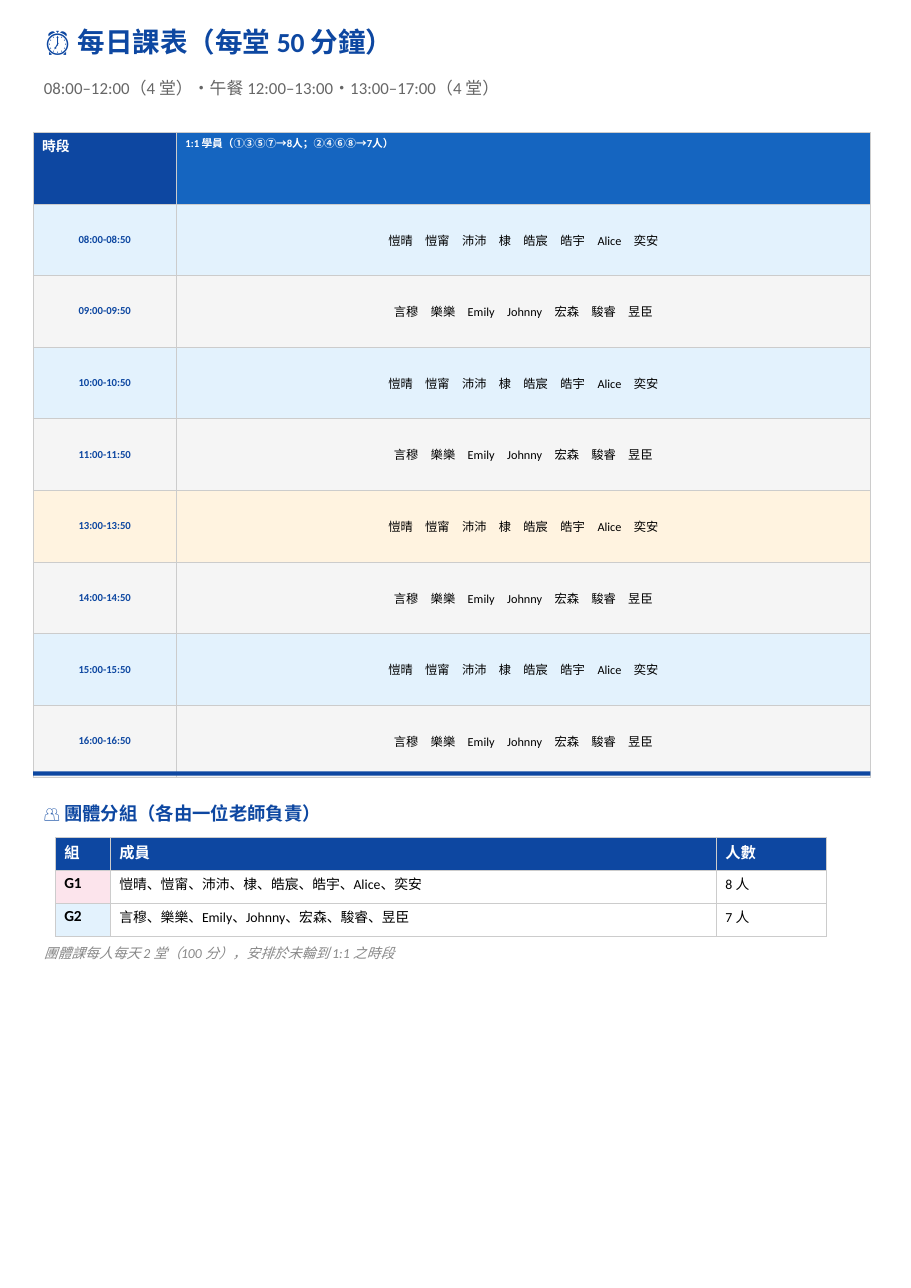
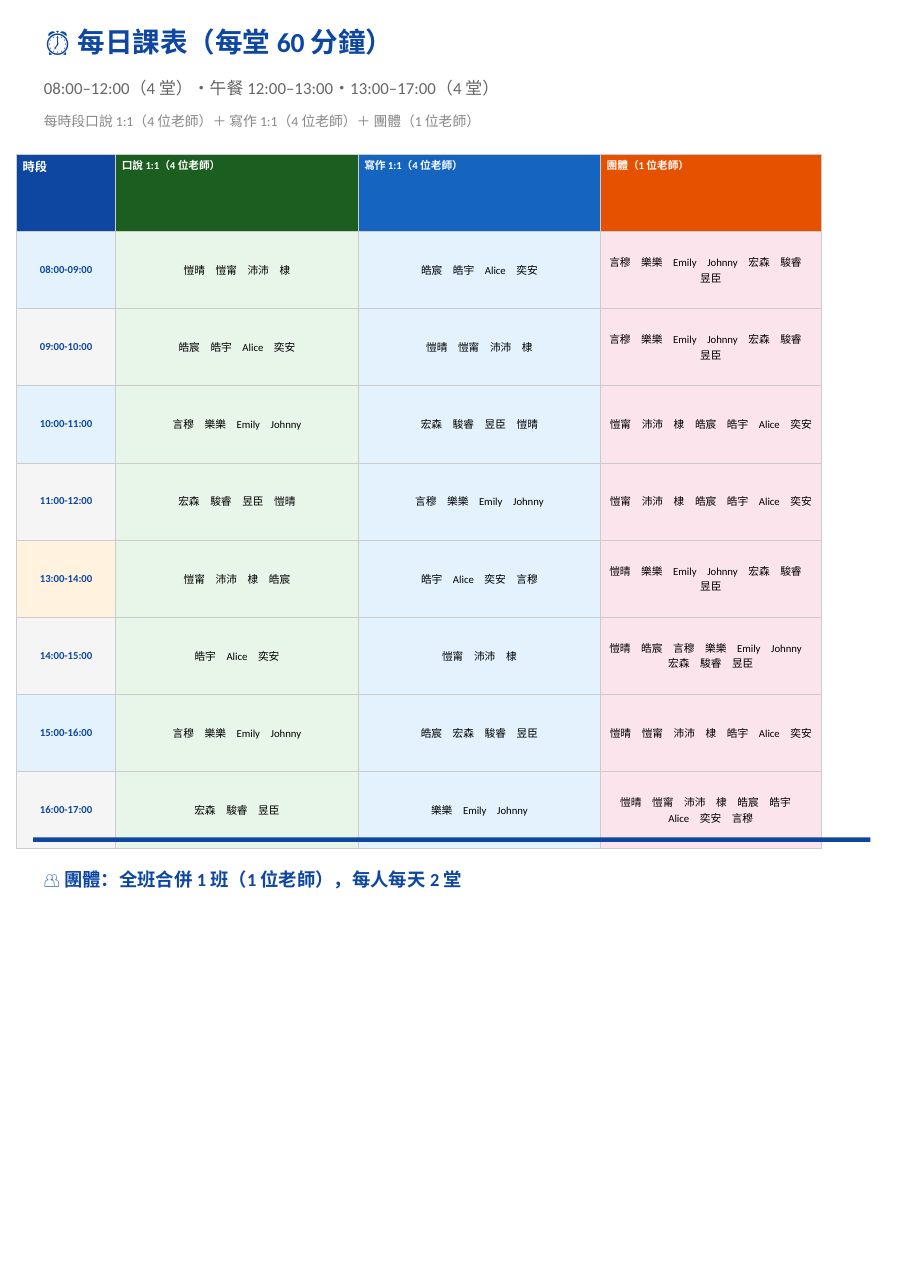
Before and after one commit to prettyfanny123/cebu0627, a slide deck: slide 2 of 2026cebu-briefing/學員總課表.pptx. Drawn at 911x1288 pixels with LibreOffice and Linux fonts; fonts in the diff are those of the drawing. Boxes give left, top, right and bottom in pixels: in the first picture for what was removed or moved away, otherwise in the second. Text is boxed around its words. In the diff, an @@ line names an element or a change of style, - is before the commit and + after.

Commit message:
feat: 學員總課表－口說+寫作1:1各2堂，最少9師

```diff
--- a/2026cebu-briefing/學員總課表.pptx
+++ b/2026cebu-briefing/學員總課表.pptx
@@ text at box(78, 28, 394, 55): text changed @@
-⏰ 每日課表（每堂 50 分鐘）
+⏰ 每日課表（每堂 60 分鐘）
@@ text added at box(44, 114, 480, 127), 9 pt, text #888888 @@
+每時段口說 1:1（4 位老師）＋ 寫作 1:1（4 位老師）＋ 團體（1 位老師）
@@ table at box(17, 154, 821, 827) @@
-column 1: 時段 | 08:00-08:50 | 09:00-09:50 | 10:00-10:50 | 11:00-11:50 | 13:00-13:50 | 14:00-14:50 | 15:00-15:50 | 16:00-16:50
-column 2: 1:1 學員（①③⑤⑦→8人；②④⑥⑧→7人） | 愷晴 愷甯 沛沛 棣 皓宸 皓宇 Alice 奕安 | 言穆 樂樂 Emily Johnny 宏森 駿睿 昱臣 | 愷晴 愷甯 沛沛 棣 皓宸 皓宇 Alice 奕安 | 言穆 樂樂 Emily Johnny 宏森 駿睿 昱臣 | 愷晴 愷甯 沛沛 棣 皓宸 皓宇 Alice 奕安 | 言穆 樂樂 Emily Johnny 宏森 駿睿 昱臣 | 愷晴 愷甯 沛沛 棣 皓宸 皓宇 Alice 奕安 | 言穆 樂樂 Emily Johnny 宏森 駿睿 昱臣
+column 1: 時段 | 08:00-09:00 | 09:00-10:00 | 10:00-11:00 | 11:00-12:00 | 13:00-14:00 | 14:00-15:00 | 15:00-16:00 | 16:00-17:00
+column 2: 口說 1:1（4 位老師） | 愷晴 愷甯 沛沛 棣 | 皓宸 皓宇 Alice 奕安 | 言穆 樂樂 Emily Johnny | 宏森 駿睿 昱臣 愷晴 | 愷甯 沛沛 棣 皓宸 | 皓宇 Alice 奕安 | 言穆 樂樂 Emily Johnny | 宏森 駿睿 昱臣
+column 3: 寫作 1:1（4 位老師） | 皓宸 皓宇 Alice 奕安 | 愷晴 愷甯 沛沛 棣 | 宏森 駿睿 昱臣 愷晴 | 言穆 樂樂 Emily Johnny | 皓宇 Alice 奕安 言穆 | 愷甯 沛沛 棣 | 皓宸 宏森 駿睿 昱臣 | 樂樂 Emily Johnny
+column 4: 團體（1 位老師） | 言穆 樂樂 Emily Johnny 宏森 駿睿 昱臣 | 言穆 樂樂 Emily Johnny 宏森 駿睿 昱臣 | 愷甯 沛沛 棣 皓宸 皓宇 Alice 奕安 | 愷甯 沛沛 棣 皓宸 皓宇 Alice 奕安 | 愷晴 樂樂 Emily Johnny 宏森 駿睿 昱臣 | 愷晴 皓宸 言穆 樂樂 Emily Johnny 宏森 駿睿 昱臣 | 愷晴 愷甯 沛沛 棣 皓宇 Alice 奕安 | 愷晴 愷甯 沛沛 棣 皓宸 皓宇 Alice 奕安 言穆
@@ table: place and size @@
-table at box(33, 132, 870, 752)
+table at box(17, 154, 821, 827)
@@ text removed at box(64, 804, 321, 822) @@
-👥 團體分組（各由一位老師負責）
@@ rectangle: place and size @@
-rectangle at box(33, 771, 870, 776)
+rectangle at box(33, 837, 870, 842)
@@ table removed at box(55, 837, 826, 947), 3 rows, 3 columns @@
-組 | 成員 | 人數
-G1 | 愷晴、愷甯、沛沛、棣、皓宸、皓宇、Alice、奕安 | 8 人
-G2 | 言穆、樂樂、Emily、Johnny、宏森、駿睿、昱臣 | 7 人
@@ text at box(64, 870, 461, 889): text changed; size 9 to 12 pt; text colour #888888 to #0D47A1; bold on; italic off @@
-團體課每人每天 2 堂（100 分），安排於未輪到 1:1 之時段
+👥 團體：全班合併 1 班（1 位老師），每人每天 2 堂
```
Also in this commit, not shown: 3 other slides changed.
